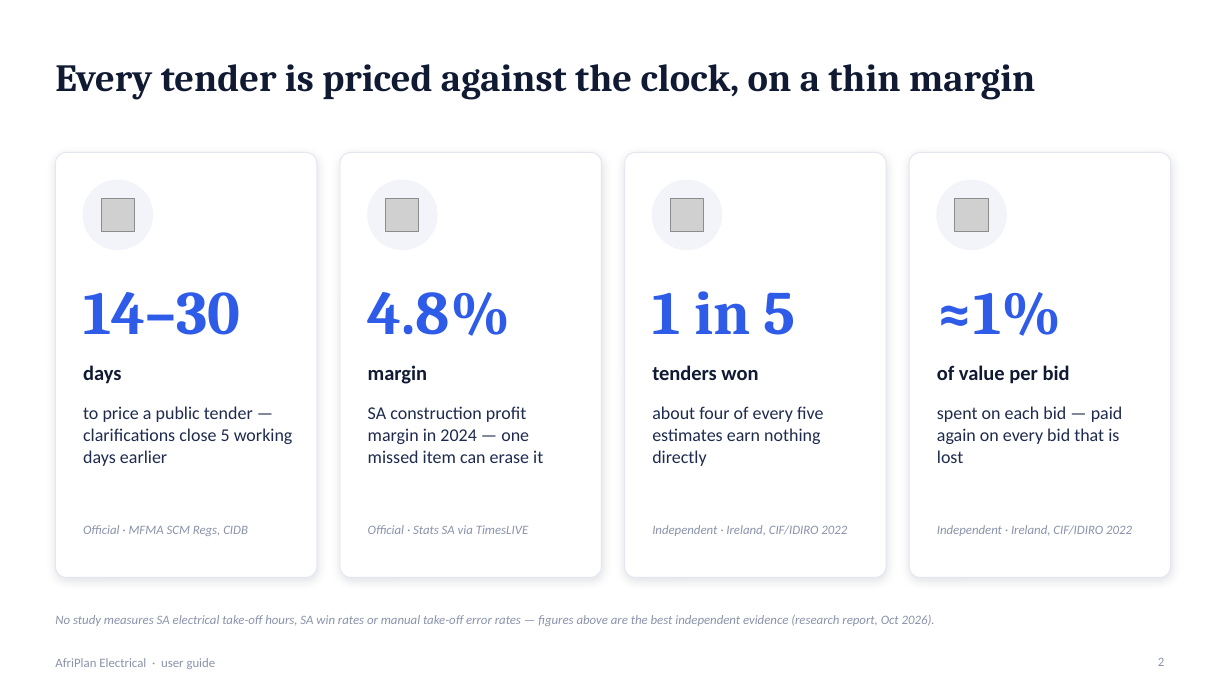
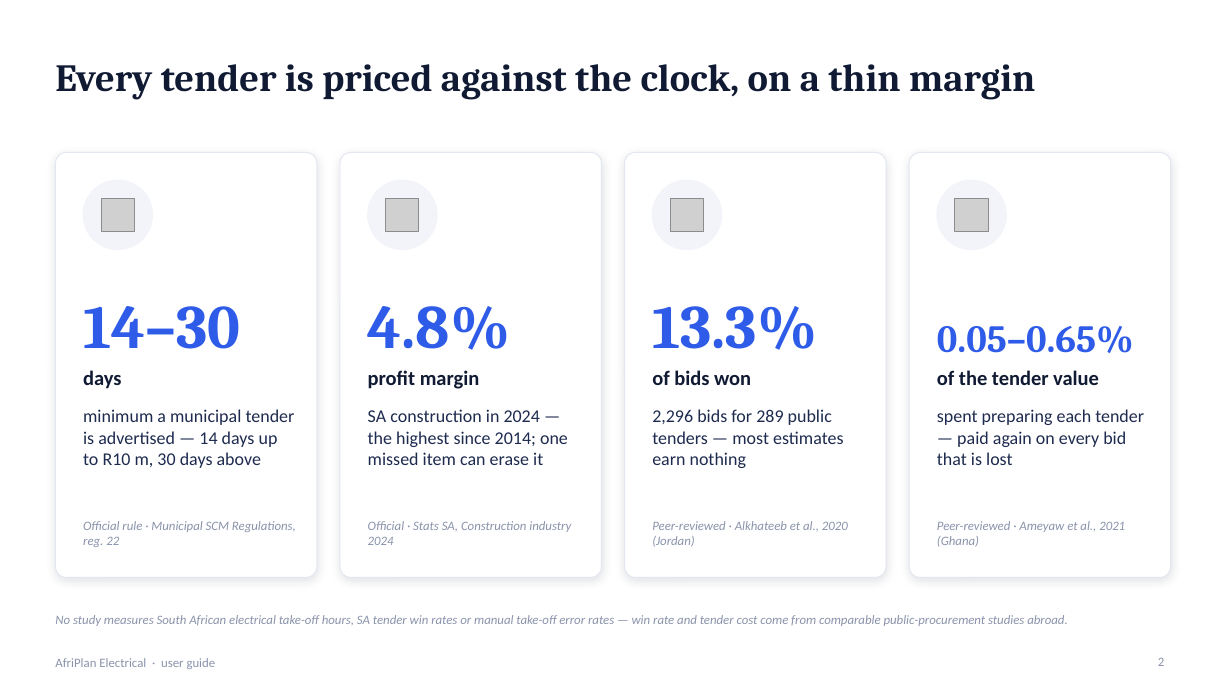
Before and after one commit to Jonathan-Lukwichi/afriplan-ai, a slide deck: slide 2 of docs/presentation/AfriPlan_User_Guide.pptx. Drawn at 1232x693 pixels with LibreOffice and Linux fonts; fonts in the diff are those of the drawing; grey boxes stand for pictures. Boxes give left, top, right and bottom in pixels: in the first picture for what was removed or moved away, otherwise in the second. Text is boxed around its words. In the diff, an @@ line names an element or a change of style, - is before the commit and + after.

```diff
--- a/docs/presentation/AfriPlan_User_Guide.pptx
+++ b/docs/presentation/AfriPlan_User_Guide.pptx
@@ vertical alignment top to bottom in 4 elements at bbox=[83, 306, 240, 349], bbox=[368, 306, 511, 350], bbox=[652, 306, 817, 350], bbox=[937, 326, 1134, 353] @@
@@ text at bbox=[652, 306, 817, 350]: text changed @@
-1 in 5
+13.3%
@@ text at bbox=[937, 326, 1134, 353]: text changed; size 48 to 30 pt @@
-≈1%
+0.05–0.65%
@@ text "days": place and size @@
-text "days" at bbox=[83, 365, 121, 384]
+text "days" at bbox=[83, 370, 121, 389]
@@ text at bbox=[368, 370, 480, 389]: text changed @@
-margin
+profit margin
@@ text at bbox=[652, 370, 751, 385]: text changed @@
-tenders won
+of bids won
@@ text at bbox=[937, 370, 1099, 385]: text changed @@
-of value per bid
+of the tender value
@@ text at bbox=[83, 409, 295, 468]: text changed @@
-to price a public tender — clarifications close 5 working days earlier
+minimum a municipal tender is advertised — 14 days up to R10 m, 30 days above
@@ text at bbox=[368, 409, 568, 465]: text changed @@
-SA construction profit margin in 2024 — one missed item can erase it
+SA construction in 2024 — the highest since 2014; one missed item can erase it
@@ text at bbox=[652, 409, 843, 468]: text changed @@
-about four of every five estimates earn nothing directly
+2,296 bids for 289 public tenders — most estimates earn nothing
@@ text at bbox=[937, 409, 1144, 465]: text changed @@
-spent on each bid — paid again on every bid that is lost
+spent preparing each tender — paid again on every bid that is lost
@@ text at bbox=[83, 521, 296, 547]: text changed @@
-Official · MFMA SCM Regs, CIDB
+Official rule · Municipal SCM Regulations, reg. 22
@@ text at bbox=[368, 521, 571, 545]: text changed @@
-Official · Stats SA via TimesLIVE
+Official · Stats SA, Construction industry 2024
@@ text at bbox=[652, 521, 848, 547]: text changed @@
-Independent · Ireland, CIF/IDIRO 2022
+Peer-reviewed · Alkhateeb et al., 2020 (Jordan)
@@ text at bbox=[937, 521, 1125, 547]: text changed @@
-Independent · Ireland, CIF/IDIRO 2022
+Peer-reviewed · Ameyaw et al., 2021 (Ghana)
@@ text at bbox=[55, 615, 1068, 626]: text changed @@
-No study measures SA electrical take-off hours, SA win rates or manual take-off error rates — figures above are the best independent evidence (research report, Oct 2026).
+No study measures South African electrical take-off hours, SA tender win rates or manual take-off error rates — win rate and tender cost come from comparable public-procurement studies abroad.
```
Also in this commit, not shown: 4 other slides changed, 3 slides added, 1 slide removed, 2 other files.
